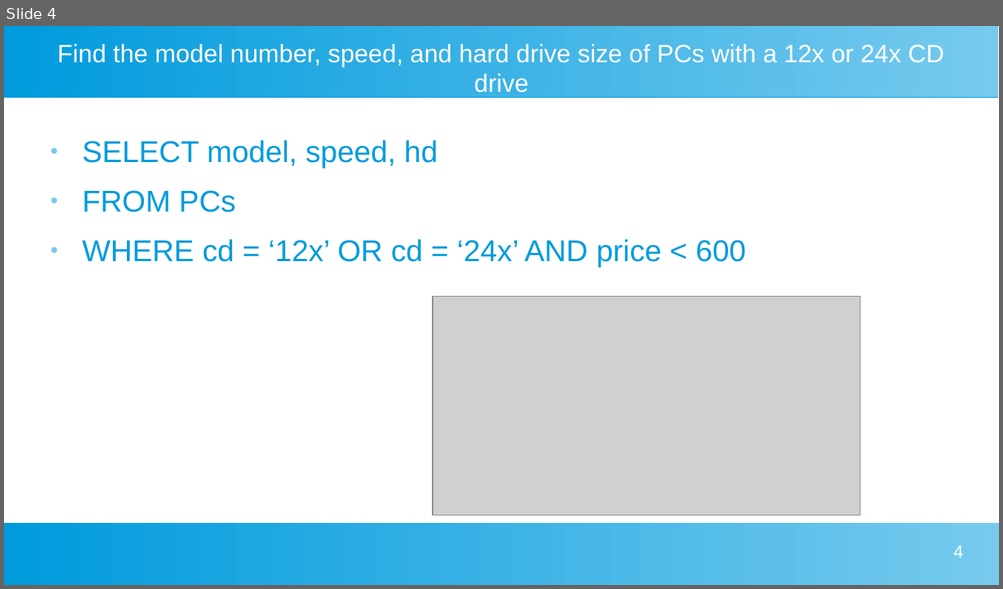
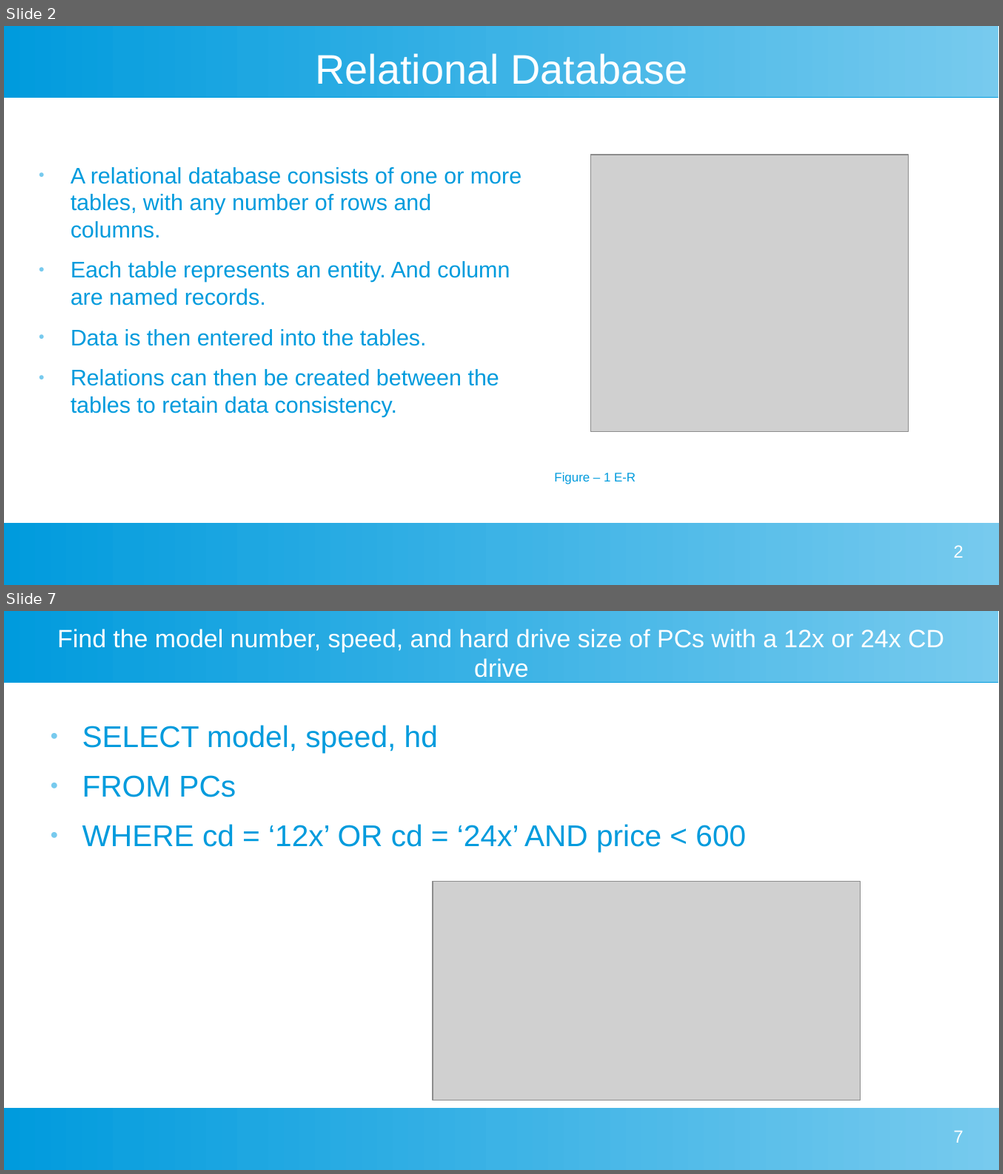
Before and after one commit to ajm1102/Uni-work, a slide deck: Big Data and Data Mining/Presentation/sqlPres.odp. Shown one above the other, each under a label of ours: slide 4 before the commit, slides 2 and 7 after it; the slides between them are not shown. The pictures are 1003x589 and 1003x1174 pixels, drawn with LibreOffice and Linux fonts; fonts in the diff are those of the drawing; grey boxes stand for pictures. Boxes give left, top, right and bottom in pixels: in the first picture for what was removed or moved away, otherwise in the second. Text is boxed around its words. In the diff, an @@ line names an element or a change of style, - is before the commit and + after.

```diff
--- a/Big Data and Data Mining/Presentation/sqlPres.odp
+++ b/Big Data and Data Mining/Presentation/sqlPres.odp
@@ slide 2 added at [4,26,999,585], background #FFFFFF; not listed: 2 template elements that a slide beside it also shows @@
@@ title added at [315,53,687,84], 33 pt, text #FFFFFF @@
+Relational Database
@@ picture added at [591,155,908,432] @@
@@ text added at [71,167,521,417], 18 pt, text #009BDD @@
+● A relational database consists of one or more tables, with any number of rows and columns.
+● Each table represents an entity. And column are named records.
+● Data is then entered into the tables.
+● Relations can then be created between the tables to retain data consistency.
@@ text added at [554,472,635,485], 10 pt, text #009BDD @@
+Figure – 1 E-R
@@ page number added at [953,545,963,558], 14 pt, text #FFFFFF @@
+2
@@ what was slide 4 is now slide 7 @@
@@ page number at [953,1130,963,1143]: text changed @@
-4
+7
```
Also in this commit, not shown: 1 slide changed, 6 other slides added, 2 slides removed, 4 other files.
